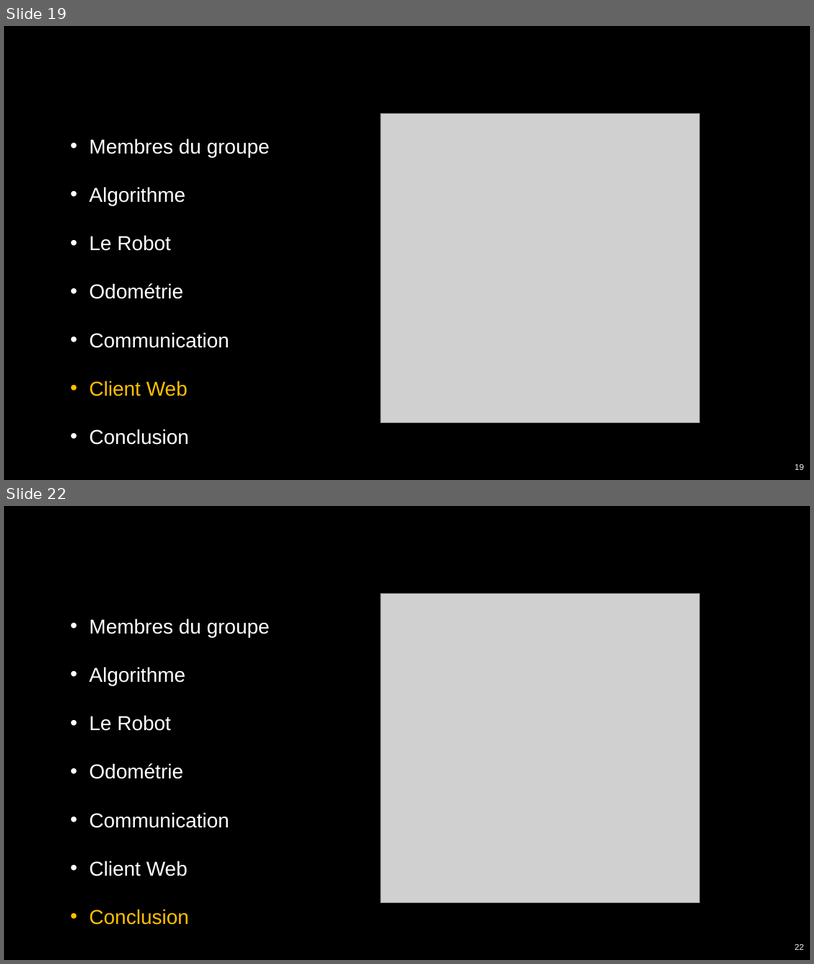
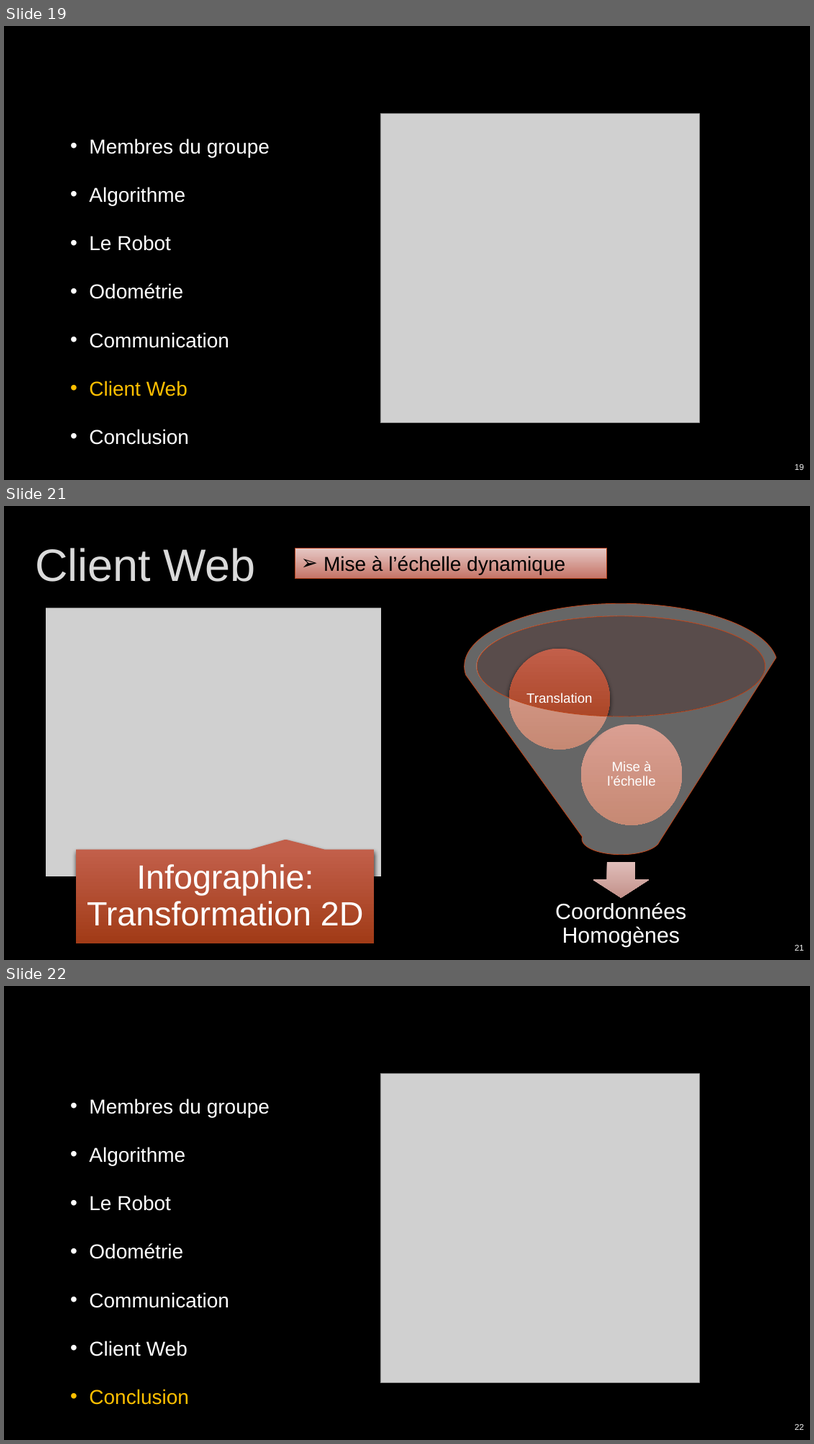
Before and after one commit to CyrilPy/BadMonkey, a slide deck: Gestion projet/Projet intégration robotique – IMERIR.pptx. Shown one above the other, each under a label of ours: slides 19 and 22 before the commit, slides 19, 21 and 22 after it; the slides between them are not shown. The pictures are 814x964 and 814x1444 pixels, drawn with LibreOffice and Linux fonts; fonts in the diff are those of the drawing; grey boxes stand for pictures; background and template pictures are left out. Boxes give left, top, right and bottom in pixels: in the first picture for what was removed or moved away, otherwise in the second. Text is boxed around its words. In the diff, an @@ line names an element or a change of style, - is before the commit and + after.

```diff
--- a/Gestion projet/Projet intégration robotique – IMERIR.pptx
+++ b/Gestion projet/Projet intégration robotique – IMERIR.pptx
@@ slide 21 added at <box>4,506,810,960</box>, background picture (left out) @@
@@ title added at <box>35,548,255,582</box>, 54 pt, text #DADADA @@
+Client Web
@@ rectangle added at <box>295,548,607,578</box>, fill gradient #E6CAC7 to #C67467, outline #B4421A 0.75 pt, 24 pt, text #000000 @@
+➢ Mise à l’échelle dynamique
@@ picture added at <box>46,608,381,876</box> @@
@@ group added at <box>465,603,779,947</box>: 3 ellipses, 3 texts, 1 down arrow, 1 funnel @@
+Coordonnées Homogènes
+Mise à l’échelle
+Translation
@@ speech box added at <box>76,849,374,943</box>, fill gradient #C25F4A to #A23B17 @@
@@ text added at <box>87,864,364,926</box>, 40 pt, text #FFFFFF @@
+Infographie: Transformation 2D
@@ page number added at <box>795,944,805,950</box>, 10 pt, text #F2F2F2 @@
+21
```
Also in this commit, not shown: 2 slides changed, 1 slide removed.
